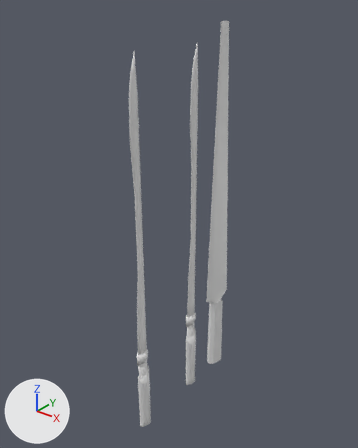
Before and after pictures for a commit that changed the Blender file Being/swords.blend.
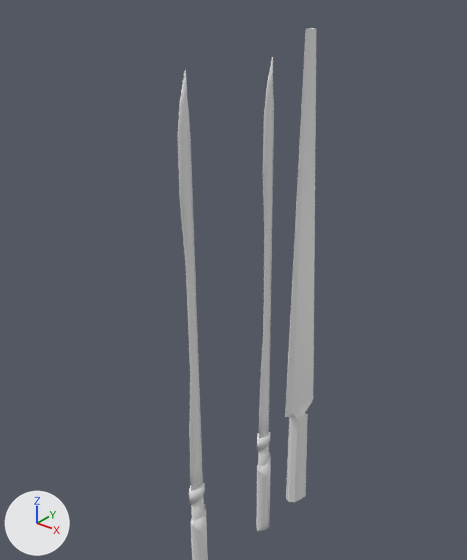
The first picture shows the older version from a camera (50 mm lens) standing at (3.09, -6.13, 6.39) and looking at (-0.11, -2.13, 3.91). The close-ups show both versions on the part from 0% to 94% of the width and 0% to 91% of the height of that picture. Lighting does not change. The marker at lower left points along +X, +Y and +Z.

Before the edit, the objects in view are built like this:
```python
me_cube = bpy.data.meshes.new('Cube')
me_cube.from_pydata(...)  # 112 vertices, 103 faces; spans x -0.05..0.05, y -0.07..0.08, z -0.36..3.99
me_cube.polygons.foreach_set('use_smooth', [True] * 103)
me_cube.materials.append(mat_material)  # white #e7e7e7
me_cube_001 = bpy.data.meshes.new('Cube.001')
me_cube_001.from_pydata(...)  # 112 vertices, 103 faces; spans x -0.05..0.05, y -0.07..0.08, z -0.36..3.99
me_cube_001.polygons.foreach_set('use_smooth', [True] * 103)
me_cube_001.materials.append(mat_material)  # white #e7e7e7
me_cube_002 = bpy.data.meshes.new('Cube.002')
me_cube_002.from_pydata(...)  # 40 vertices, 38 faces; spans x -0.09..0.09, y -0.16..0.25, z -0.52..3.97
# before: 25 (-0.01, 0.08, 3.97) at pixel (313, 28), 26 (0.01, 0.08, 3.97) at pixel (316, 28), 32 (-0.04, 0.25, 0.57), 33 (0.04, 0.25, 0.57) at pixel (313, 399), 34 (0.0, -0.16, 0.57) at pixel (285, 416)
# before: 35 (0.0, -0.16, 0.57) at pixel (285, 416), 36 (0.03, -0.08, 0.57) at pixel (292, 413), 37 (-0.03, 0.03, 0.57), 38 (0.03, 0.03, 0.57) at pixel (299, 409), 39 (-0.03, -0.08, 0.57)
ob_psword1 = bpy.data.objects.new('PSword1', me_cube_002)
ob_psword1.location = (0.0, -1.526, 2.068)
ob_se1 = bpy.data.objects.new('SE1', me_cube)
ob_se1.location = (0.0, -2.035, 1.884)
ob_se1_ani = bpy.data.objects.new('SE1-ani', me_cube_001)
ob_se1_ani.location = (0.0, -2.935, 1.884)
```
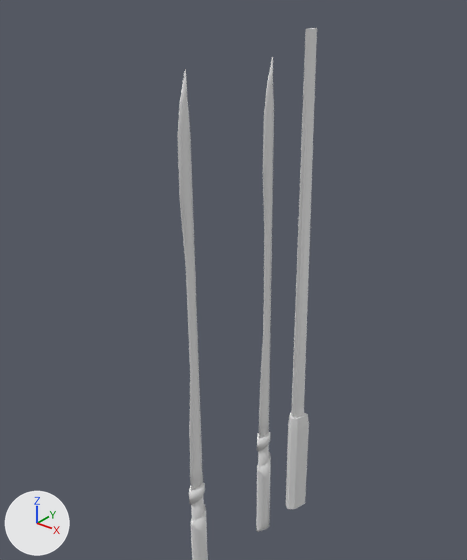
Where the change shows, as pixel boxes [x1, y1, x2, y2] in the close-ups (467 x 560 px; the box of a moved part takes in the faces that stretch with it):
'PSword1', reshaped
    before: [285, 28, 316, 502]
    after: [286, 28, 317, 509]
part 1 of me_cube_002, built on
    before: [286, 414, 308, 502]
    after: [286, 414, 309, 509]
part 2 of me_cube_002, moved or reshaped
    before: [285, 28, 316, 418]
    after: [291, 28, 317, 418]

The change, as a list of edits to the scene's bpy script:
```text
Change me_cube_002:
    used by ob_psword1; location = (0.0, -1.526, 2.068)
    verts and faces of me_cube_002; kept vertices keep their numbers, new ones are numbered from 40
    remove me_cube_002.from_pydata(...)  # 40 vertices, 38 faces; spans x -0.09..0.09, y -0.16..0.25, z -0.52..3.97
    add me_cube_002.from_pydata(...)  # 48 vertices, 46 faces; spans x -0.09..0.09, y -0.06..0.11, z -0.62..3.97
    me_cube_002 part 1
    3 faces are deleted
    8 vertices in x -0.09..0.09, y -0.06..0.11, z -0.52 move by (0.0, 0.0, 0.9)
    8 new vertices lie (0.0, 0.0, -1.0) away from vertices in x -0.09..0.09, y -0.06..0.11, z -0.52
    11 new faces join them
    me_cube_002 part 2
    add verts[25] = (-0.01, 0.09, 3.97)  # moved, pixel (314, 28)
    add verts[26] = (0.01, 0.09, 3.97)  # moved, pixel (317, 28)
    add verts[32] = (-0.04, 0.09, 0.57)  # moved
    add verts[33] = (0.04, 0.09, 0.57)  # moved, pixel (304, 406)
    add verts[34] = (0.0, -0.05, 0.57)  # moved, pixel (292, 411)
    add verts[35] = (0.0, -0.05, 0.57)  # moved, pixel (291, 411)
    add verts[36] = (0.03, -0.02, 0.57)  # moved, pixel (295, 411)
    add verts[39] = (-0.03, -0.02, 0.57)  # moved, pixel (291, 409)
    add verts[37] = (-0.03, 0.01, 0.57)  # moved
    add verts[38] = (0.03, 0.01, 0.57)  # moved, pixel (298, 409)
```
